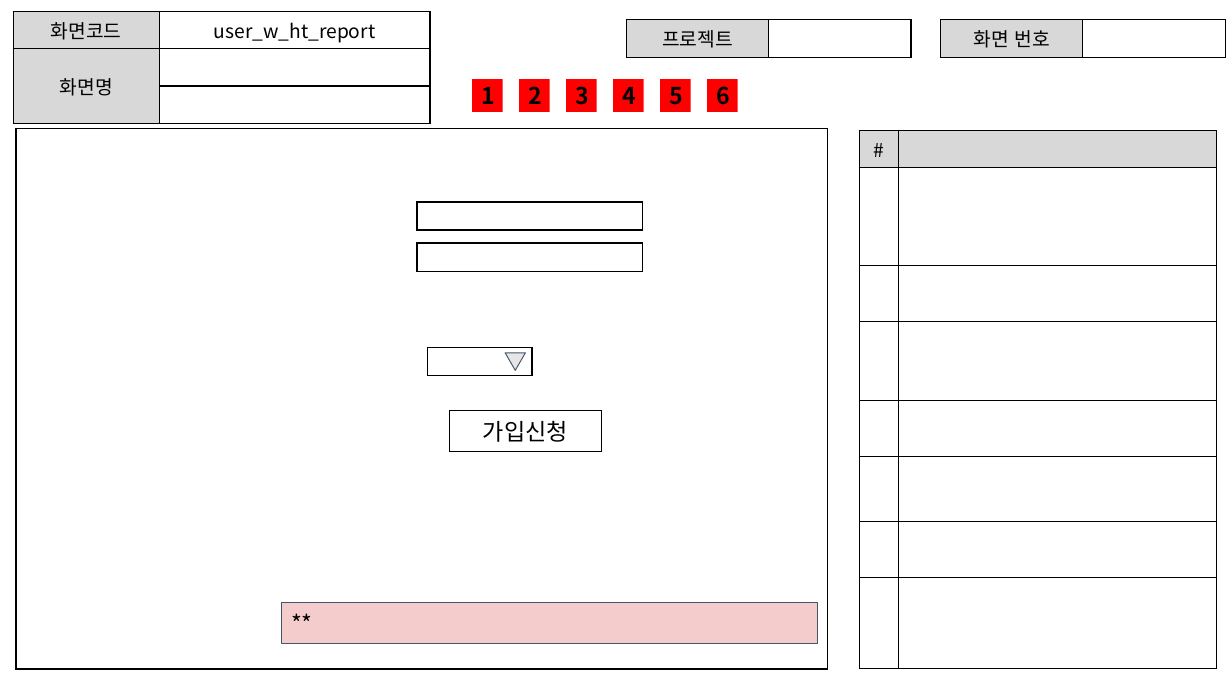
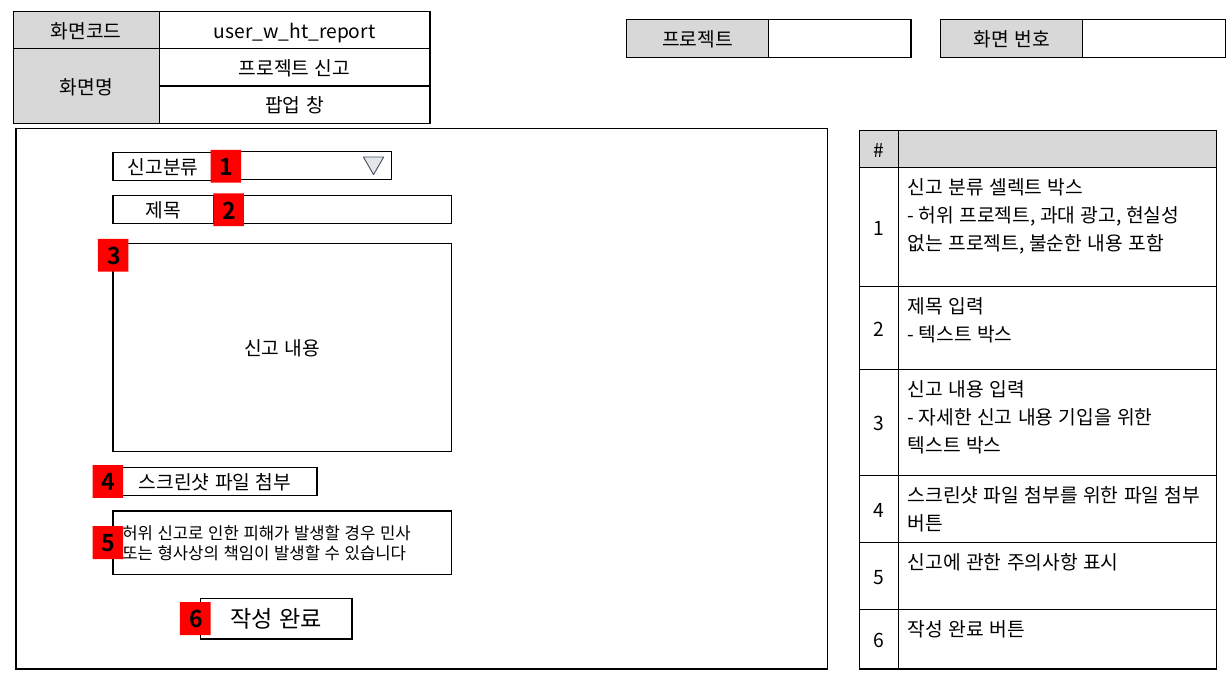
Before and after one commit to ezenteam2/EzenCrowdFunding, a slide deck: slide 16 of project03 화면설계서/project03 - 화면 설계서 - 현태.pptx (slide 14 before the commit). Drawn at 1232x693 pixels with LibreOffice and Linux fonts; fonts in the diff are those of the drawing. Boxes give left, top, right and bottom in pixels: in the first picture for what was removed or moved away, otherwise in the second. Text is boxed around its words. In the diff, an @@ line names an element or a change of style, - is before the commit and + after.

```diff
--- a/project03 화면설계서/project03 - 화면 설계서 - 현태.pptx
+++ b/project03 화면설계서/project03 - 화면 설계서 - 현태.pptx
@@ table at (13, 12, 430, 118) @@
-row 2, column 2: 
+row 2, column 2: 프로젝트 신고
-row 3, column 2: 
+row 3, column 2: 팝업 창
@@ rectangle at (16, 128, 827, 669): fill #FFFFFF to none @@
@@ table at (860, 130, 1217, 669) @@
-row 2:  | 
-row 3:  | 
-row 4:  | 
-row 5:  | 
-row 6:  | 
-row 7:  | 
-row 8:  | 
+row 2: 1 | 신고 분류 셀렉트 박스 / - 허위 프로젝트, 과대 광고, 현실성 없는 프로젝트, 불순한 내용 포함
+row 3: 2 | 제목 입력 / - 텍스트 박스
+row 4: 3 | 신고 내용 입력 / - 자세한 신고 내용 기입을 위한 텍스트 박스
+row 5: 4 | 스크린샷 파일 첨부를 위한 파일 첨부 버튼
+row 6: 5 | 신고에 관한 주의사항 표시
+row 7: 6 | 작성 완료 버튼
@@ rectangle added at (113, 152, 213, 180), fill #FFFFFF, outline #000000 1 pt, 15 pt, text #000000 @@
+신고분류
@@ rectangle "1": place and size @@
-rectangle "1" at (472, 79, 503, 112)
+rectangle "1" at (211, 150, 241, 182)
@@ rectangle: place and size @@
-rectangle at (427, 348, 531, 375)
+rectangle at (226, 152, 392, 179)
@@ triangle: place and size @@
-triangle at (506, 353, 526, 371)
+triangle at (363, 157, 384, 175)
@@ rectangle added at (113, 196, 213, 224), fill #FFFFFF, outline #000000 1 pt, 15 pt, text #000000 @@
+제목
@@ rectangle "2": place and size @@
-rectangle "2" at (519, 79, 550, 112)
+rectangle "2" at (213, 193, 244, 226)
@@ rectangle: place and size @@
-rectangle at (417, 202, 642, 230)
+rectangle at (226, 196, 451, 224)
@@ rectangle "3": place and size @@
-rectangle "3" at (567, 79, 597, 112)
+rectangle "3" at (98, 238, 128, 271)
@@ rectangle added at (113, 244, 451, 452), fill #FFFFFF, outline #000000 1 pt, 15 pt, text #000000 @@
+신고 내용
@@ rectangle removed at (417, 243, 642, 271) @@
@@ rectangle removed at (449, 410, 601, 451) @@
-가입신청
@@ rectangle "4": place and size @@
-rectangle "4" at (614, 79, 644, 112)
+rectangle "4" at (92, 465, 123, 497)
@@ rectangle added at (113, 468, 317, 495), fill #FFFFFF, outline #000000 1 pt, 15 pt, text #000000 @@
+스크린샷 파일 첨부
@@ rectangle "5": place and size @@
-rectangle "5" at (660, 79, 690, 112)
+rectangle "5" at (92, 527, 123, 559)
@@ rectangle added at (113, 511, 451, 575), fill #FFFFFF, outline #000000 1 pt, 13 pt, text #000000 @@
+허위 신고로 인한 피해가 발생할 경우 민사 또는 형사상의 책임이 발생할 수 있습니다
@@ rectangle added at (201, 598, 352, 639), fill #FFFFFF, outline #000000 1 pt, 18 pt, text #000000 @@
+작성 완료
@@ rectangle "6": place and size @@
-rectangle "6" at (707, 79, 738, 112)
+rectangle "6" at (180, 603, 211, 635)
@@ rectangle removed at (282, 603, 818, 643) @@
-**
```
Also in this commit, not shown: 15 other slides changed, 1 slide added, 1 other file.
